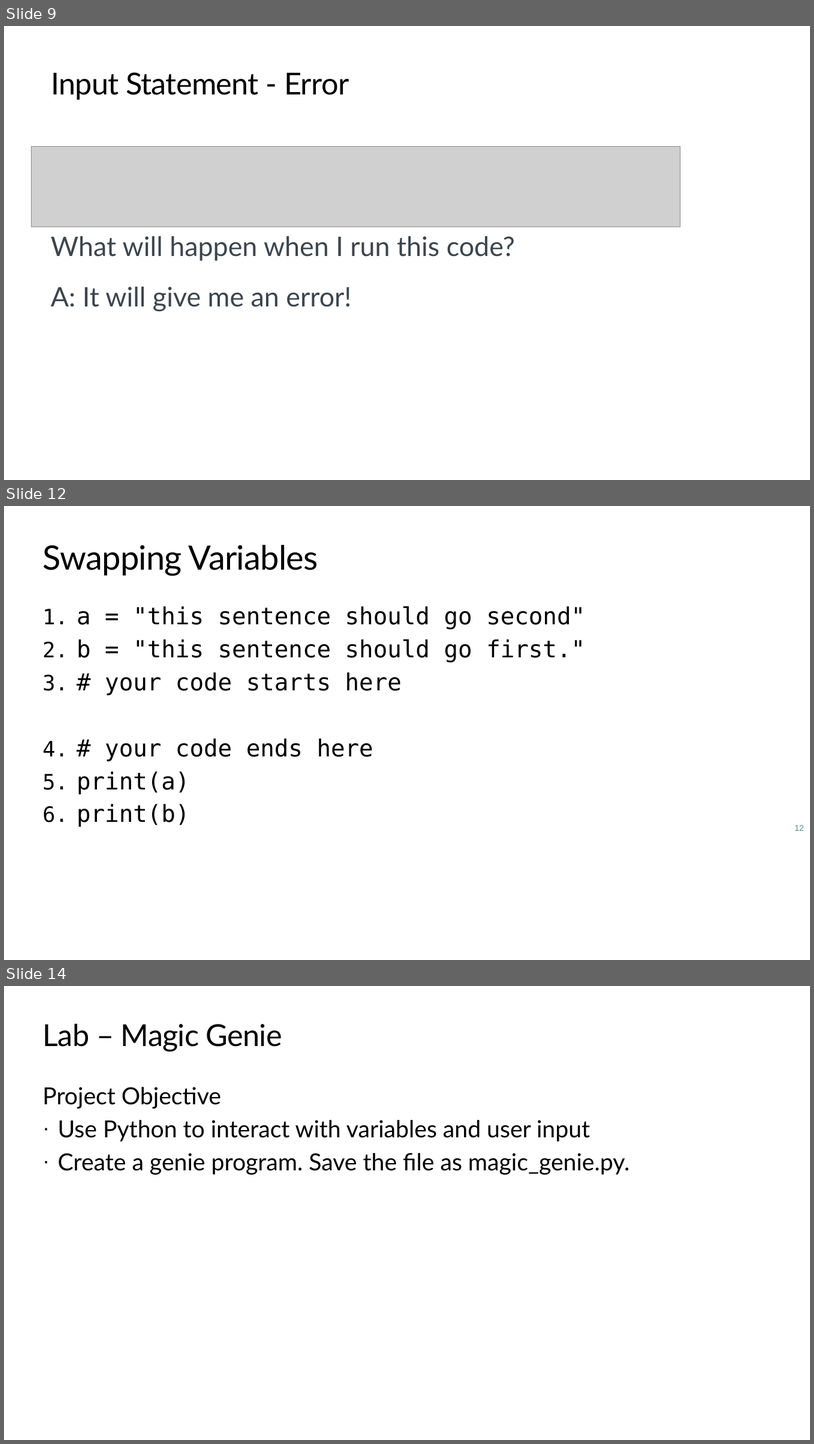
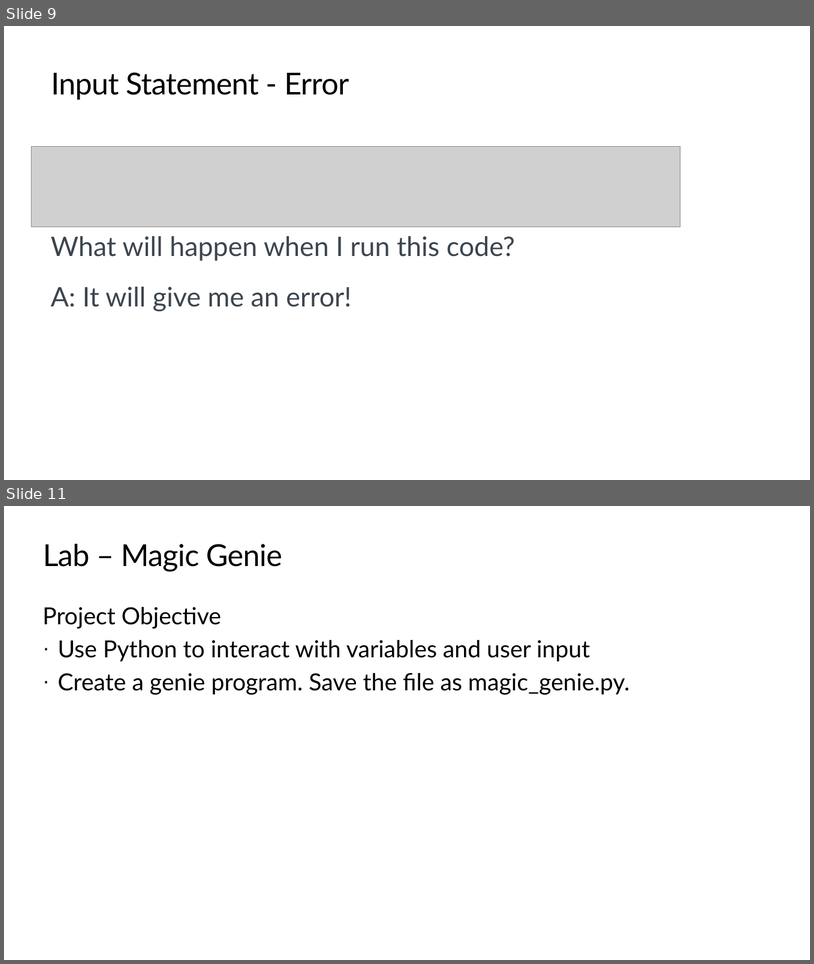
Before and after one commit to TEALSK12/2nd-semester-introduction-to-computer-science, a slide deck: units/1_unit/slidedecks/Intro Python 1.04 TEALS.pptx. Shown one above the other, each under a label of ours: slides 9, 12 and 14 before the commit, slides 9 and 11 after it; the slides between them are not shown. The pictures are 814x1444 and 814x964 pixels, drawn with LibreOffice and Linux fonts; fonts in the diff are those of the drawing; grey boxes stand for pictures; background and template pictures are left out. Boxes give left, top, right and bottom in pixels: in the first picture for what was removed or moved away, otherwise in the second. Text is boxed around its words. In the diff, an @@ line names an element or a change of style, - is before the commit and + after.

```diff
--- a/units/1_unit/slidedecks/Intro Python 1.04 TEALS.pptx
+++ b/units/1_unit/slidedecks/Intro Python 1.04 TEALS.pptx
@@ slide 12 removed at (4,506,810,960), background #FFFFFF @@
@@ title removed at (43,544,318,576) @@
-Swapping Variables
@@ text removed at (77,606,585,826) @@
-1. a = "this sentence should go second"
-2. b = "this sentence should go first."
-3. # your code starts here
-4. # your code ends here
-5. print(a)
-6. print(b)
@@ page number removed at (795,825,804,831) @@
-12
@@ what was slide 14 is now slide 11 @@
```
Also in this commit, not shown: 1 slide changed, 2 other slides removed, 4 other files.
